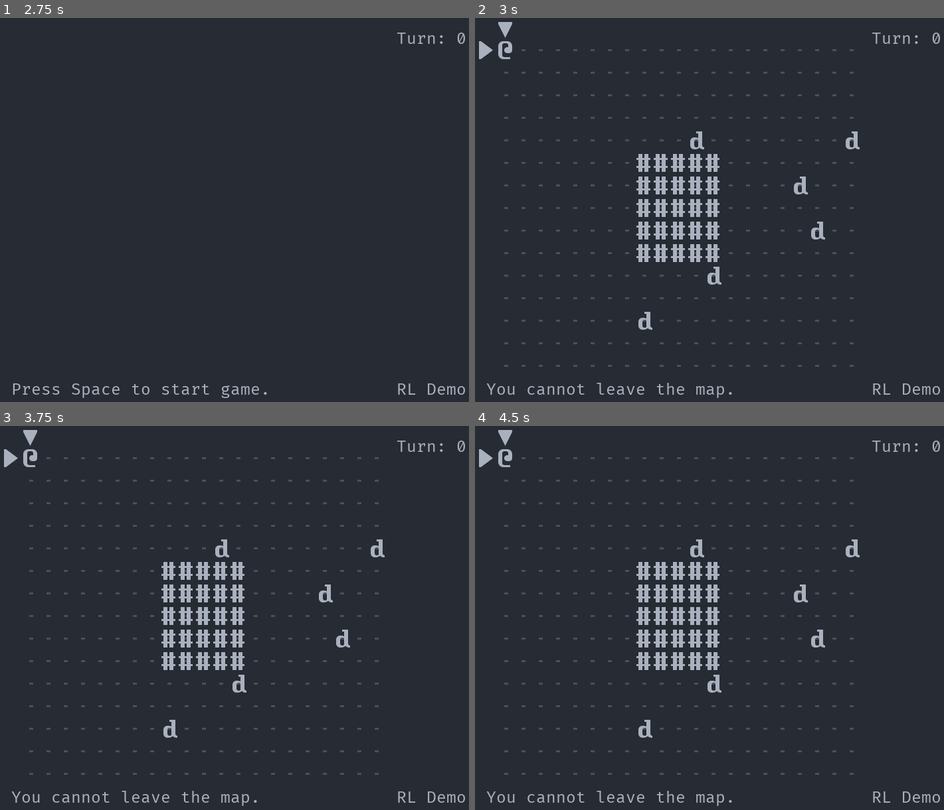
Above: before the commit, frames 1-4 (two rows, left to right).
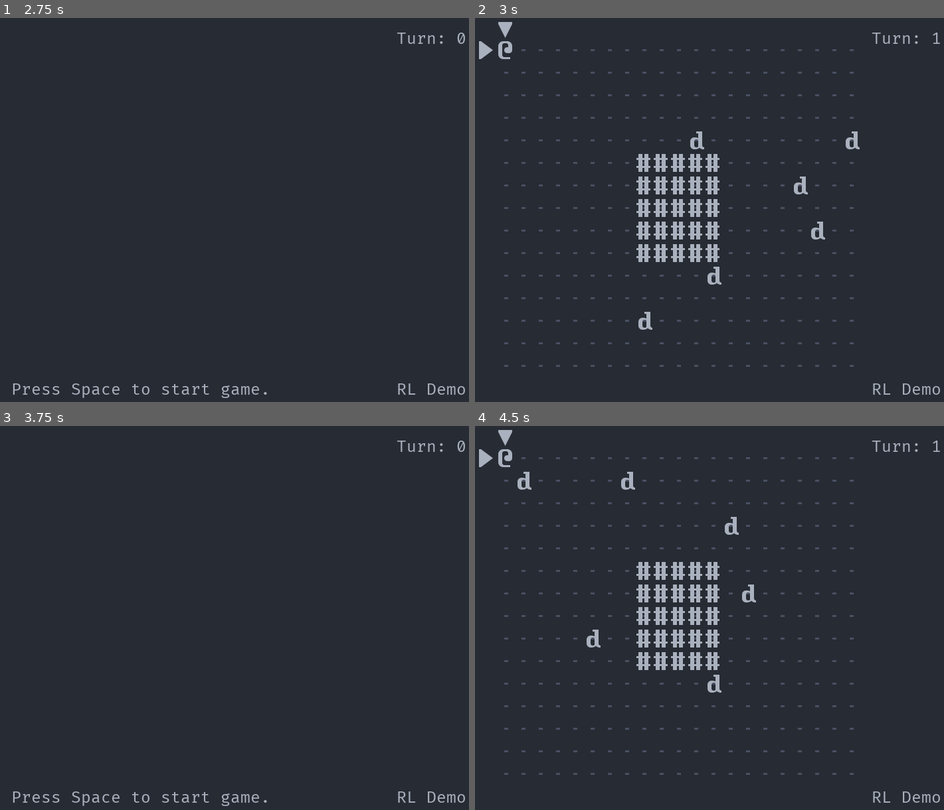
Above: after the commit, the same moments.

Repository: Bozar/OneMoreLevel
Game: Godot game, scene res://scene/main/MainScene.tscn
Same seed, same stepped clock (60 frames per second), same inputs: the game is played once before the commit and once after it.
Inputs:
- Up to frame 1 (2.75 s): tap Space (init_world) at 0.5, 0.6, 1.25, 2.1 s; hold Right (move_right) 0.53-1.28 s; hold Down (move_down) 1.28-2.03 s; tap . (wait) at 1.35 s; tap Enter at 2 s; hold Right (move_right) from 2.03 s (still down)
- Up to frame 2 (3 s): tap Space (init_world) at 2.75 s; release Right (move_right) at 2.78 s; hold Up (move_up) from 2.78 s (still down); tap . (wait) at 2.85 s
- Up to frame 3 (3.75 s): tap Enter at 3.5 s; release Up (move_up) at 3.53 s; hold Left (move_left) from 3.53 s (still down); tap Space (init_world) at 3.6 s
- Up to frame 4 (4.5 s): keep holding Left (move_left); tap Space (init_world) at 4.25 s; tap . (wait) at 4.35 s

Frame 1 is identical in both runs. In frame 2, 0.4% of the frame differs, in the area x 2-100%, y 3-99%; in frame 3, 4.9%, in the area x 0-83%, y 1-99%; in frame 4, 1.2%.

Commit message:
Implement detecting functions in PCActionTemplate.gd.

Diff:
--- a/library/pc_action/DemoPCAction.gd
+++ b/library/pc_action/DemoPCAction.gd
@@ -2,3 +2,7 @@
 
 # This script is left blank intentionally. It inherits every behavior from its
 # parent, PCActionTemplate.gd.
+
+
+func _init(_dungeon: DungeonBoard).(_dungeon) -> void:
+    pass
--- a/library/pc_action/PCActionTemplate.gd
+++ b/library/pc_action/PCActionTemplate.gd
@@ -3,8 +3,26 @@
 # The child should also implement _init() to pass arguments.
 
 
+const DungeonBoard := preload("res://scene/main/DungeonBoard.gd")
+
 var message: String setget set_message, get_message
 var end_turn: bool setget set_end_turn, get_end_turn
+
+var _ref_DungeonBoard: DungeonBoard
+
+var _new_InputName := preload("res://library/InputName.gd").new()
+var _new_MainGroupName := preload("res://library/MainGroupName.gd").new()
+
+var _direction_to_coord: Dictionary = {
+	_new_InputName.MOVE_UP: [0, -1],
+	_new_InputName.MOVE_DOWN: [0, 1],
+	_new_InputName.MOVE_LEFT: [-1, 0],
+	_new_InputName.MOVE_RIGHT: [1, 0],
+}
+
+
+func _init(dungeon: DungeonBoard) -> void:
+	_ref_DungeonBoard = dungeon
 
 
 func get_message() -> String:
@@ -23,16 +41,31 @@
 	pass
 
 
-func is_ground(_direction: String) -> bool:
-	return false
+func is_ground(source: Array, direction: String) -> bool:
+	var target: Array = _get_new_position(source, direction)
+	var x: int = target[0]
+	var y: int = target[1]
+
+	var is_not_ground: bool = \
+			(not _ref_DungeonBoard.is_inside_dungeon(x, y)) \
+			or _ref_DungeonBoard.has_sprite(_new_MainGroupName.BUILDING, x, y) \
+			or _ref_DungeonBoard.has_sprite(_new_MainGroupName.ACTOR, x, y)
+
+	return not is_not_ground
 
 
-func is_npc(_direction: String) -> bool:
-	return false
+func is_npc(source: Array, direction: String) -> bool:
+	var target: Array = _get_new_position(source, direction)
+
+	return _ref_DungeonBoard.has_sprite(_new_MainGroupName.ACTOR,
+			target[0], target[1])
 
 
-func is_building(_direction: String) -> bool:
-	return false
+func is_building(source: Array, direction: String) -> bool:
+	var target: Array = _get_new_position(source, direction)
+
+	return _ref_DungeonBoard.has_sprite(_new_MainGroupName.BUILDING,
+			target[0], target[1])
 
 
 func move() -> void:
@@ -53,3 +86,9 @@
 
 func reset_status() -> void:
 	end_turn = false
+
+
+func _get_new_position(source: Array, direction: String) -> Array:
+	var shift: Array = _direction_to_coord[direction]
+
+	return [source[0] + shift[0], source[1] + shift[1]]
--- a/scene/main/MainScene.gd
+++ b/scene/main/MainScene.gd
@@ -17,7 +17,7 @@
 	[
 		"sprite_created", "_on_InitWorld_sprite_created",
 		INIT_WORLD,
-		PC_MOVE, ENEMY_AI, SCHEDULE, DUNGEON,
+		PC_INPUT, PC_MOVE, ENEMY_AI, SCHEDULE, DUNGEON,
 	],
 	[
 		"world_selected", "_on_InitWorld_world_selected",
@@ -60,7 +60,7 @@
 	[
 		"_ref_DungeonBoard",
 		DUNGEON,
-		PC_MOVE, PC_ATTACK, REMOVE,
+		PC_INPUT, PC_MOVE, PC_ATTACK, REMOVE,
 	],
 	[
 		"_ref_Schedule",
--- a/scene/main/PCInput.gd
+++ b/scene/main/PCInput.gd
@@ -4,11 +4,14 @@
 const PCActionTemplate := preload("res://library/pc_action/PCActionTemplate.gd")
 const DemoPCAction := preload("res://library/pc_action/DemoPCAction.gd")
 const Schedule := preload("res://scene/main/Schedule.gd")
+const DungeonBoard := preload("res://scene/main/DungeonBoard.gd")
 
 const RELOAD_GAME: String = "ReloadGame"
 
 var _ref_Schedule: Schedule
+var _ref_DungeonBoard: DungeonBoard
 
+var _new_ConvertCoord := preload("res://library/ConvertCoord.gd").new()
 var _new_WorldName := preload("res://library/WorldName.gd").new()
 var _new_InputName := preload("res://library/InputName.gd").new()
 var _new_SubGroupName := preload("res://library/SubGroupName.gd").new()
@@ -45,7 +48,7 @@
 
 func _on_InitWorld_world_selected(new_world: String) -> void:
 	if new_world == _new_WorldName.DEMO:
-		_pc_action = DemoPCAction.new()
+		_pc_action = DemoPCAction.new(_ref_DungeonBoard)
 
 
 func _on_InitWorld_sprite_created(new_sprite: Sprite) -> void:
@@ -77,9 +80,11 @@
 
 
 func _handle_move_input() -> void:
-	if _pc_action.is_ground(_direction):
+	var source: Array = _new_ConvertCoord.vector_to_array(_pc.position)
+
+	if _pc_action.is_ground(source, _direction):
 		_pc_action.move()
-	elif _pc_action.is_npc(_direction):
+	elif _pc_action.is_npc(source, _direction):
 		_pc_action.attack()
-	elif _pc_action.is_building(_direction):
+	elif _pc_action.is_building(source, _direction):
 		_pc_action.interact()
